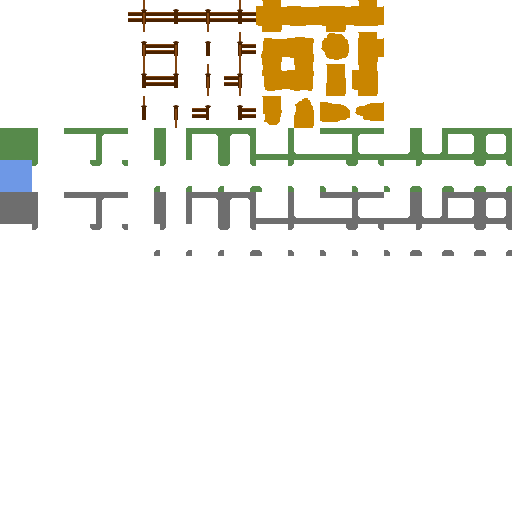
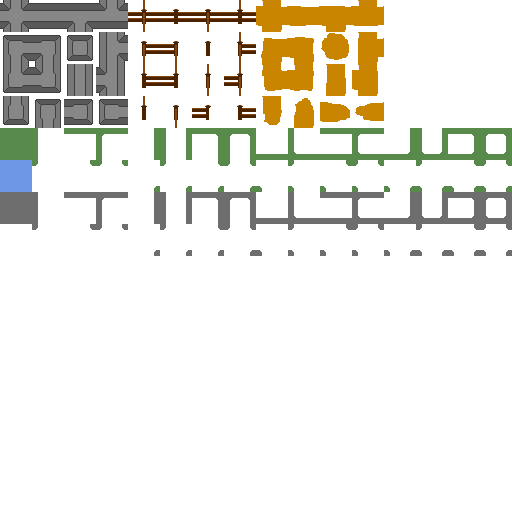
The second 512px x 512px image is a revision of the first. Changes to its layers:
renamed "outside_tileset_001.png" to "buildingwalls", painted on it over box(0, 0, 128, 128)
painted on "Background" over box(0, 0, 128, 128)
